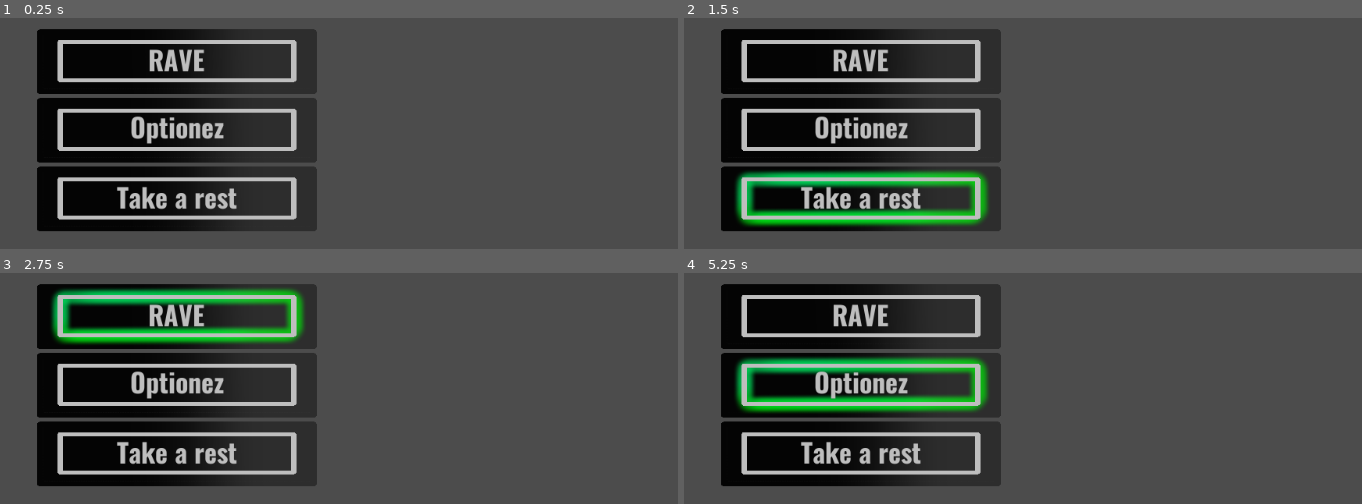
Above: before the commit, frames 1-4 (two rows, left to right).
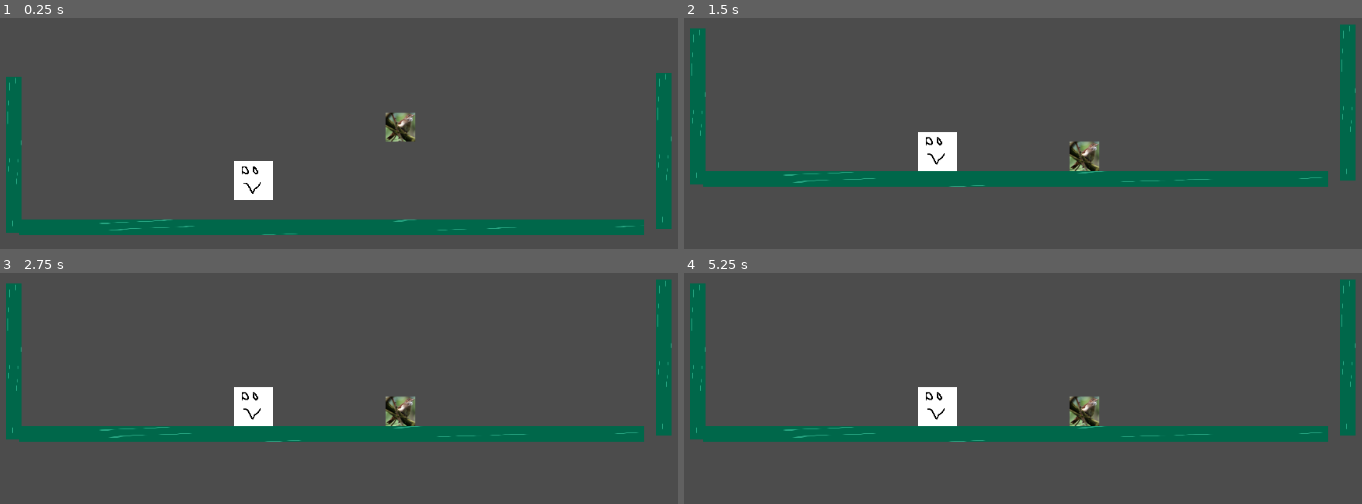
Above: after the commit, the same moments.

Repository: Gobral/metal-gear-solid-vi-noc-kruka
Game: Godot game, scene res://levello.tscn
Two runs of this game, one before a commit and one after it. Both use one fixed random seed, a clock stepped at 60 frames per second and the inputs below. Before the commit the project starts from res://meniu.tscn.
Inputs (mouse positions are in pixels of both pictures, inside the frame that each line leads up to):
- Up to frame 1 (0.25 s): no input
- Up to frame 2 (1.5 s): click (860, 61) at 0.5 s, where only the run before the commit has a clickable "RAVE"; click (860, 198) at 1.25 s, where only the run before the commit has a clickable "Take a rest"
- Up to frame 3 (2.75 s): click (176, 316) at 2 s, where only the run before the commit has a clickable "RAVE"
- Up to frame 4 (5.25 s): click (860, 453) at 2.75 s, where only the run before the commit has a clickable "Take a rest"; click (860, 316) at 3.5 s, where only the run before the commit has a clickable "RAVE"; click (860, 453) at 4.25 s, where only the run before the commit has a clickable "Take a rest"; click (860, 386) at 5 s, where only the run before the commit has a clickable "Optionez"

The runs differ from the first frame. In frame 1, 42% of the frame differs, in the area x 0-100%, y 4-94%; in frame 2, 42%; in frame 3, 41%; in frame 4, 41%.

Commit message:
chodzenie gotowe

Diff:
--- a/MGS6/characters/slowik.tscn
+++ b/MGS6/characters/slowik.tscn
@@ -18,6 +18,7 @@
 mass = 30.0
 JUMP_GOOD = 12000.0
 WALK_SPEED = 25.0
+FLY_COOLDOWN = 0.167
 
 [node name="CollisionShape2D" parent="." index="0"]
 shape = SubResource( 1 )
--- a/MGS6/characters/zubr.tscn
+++ b/MGS6/characters/zubr.tscn
@@ -6,7 +6,7 @@
 
 [sub_resource type="PhysicsMaterial" id=3]
 friction = 0.5
-bounce = 0.1
+bounce = 0.3
 
 [sub_resource type="RectangleShape2D" id=2]
 extents = Vector2( 50, 50 )
--- a/MGS6/levello.tscn
+++ b/MGS6/levello.tscn
@@ -15,6 +15,7 @@
 
 [node name="eye" type="Camera2D" parent="."]
 current = true
+zoom = Vector2( 2, 2 )
 script = ExtResource( 3 )
 
 [node name="slowik" parent="." instance=ExtResource( 4 )]
--- a/MGS6/project.godot
+++ b/MGS6/project.godot
@@ -11,7 +11,7 @@
 [application]
 
 config/name="MGS6"
-run/main_scene="res://meniu.tscn"
+run/main_scene="res://levello.tscn"
 config/icon="res://icon.png"
 
 [input]
--- a/MGS6/scripts/camera.gd
+++ b/MGS6/scripts/camera.gd
@@ -27,14 +27,11 @@
 		for dir in [ "up", "left", "down", "right" ]:
 			var action = "%s_%s" % [name, dir]
 			if event.is_action_pressed(action):
-				print("%s - press" % name)
 				wasd[i] += 1
 			if event.is_action_released(action):
-				print("%s - release" % name)
 				wasd[i] -= 1
 			i += 1
 		input["wasd"] = wasd
-		#print(wasd)
 		if event.is_action_pressed("%s_jump" % name):
 			input["jump"] = true
 		c.get_node("controller").push_input(input)
--- a/MGS6/scripts/char.gd
+++ b/MGS6/scripts/char.gd
@@ -4,10 +4,11 @@
 export var JUMP_GOOD = float(150000)
 export var WALK_SPEED = float(20)
 export var AIR_RESISTANCE = float(45)
-export var FLY_COOLDOWN = -1
+export var FLY_COOLDOWN = float(-1)
 
 var facing_left = false
-var last_jump = 0
+var last_jump = 0.0
+#var size_to_bottom = 1
 
 
 func movement(mem, now):
@@ -25,7 +26,17 @@
 			return 0
 
 func is_on_floor():
-	return true
+	var space_state = get_world_2d().direct_space_state
+	var cs2 = get_node("CollisionShape2D")
+	# use global coordinates, not local to node
+	var size_to_bottom = cs2.shape.extents.y
+	var width = cs2.shape.extents.x * 0.9875
+	var start = global_position + Vector2(-width, size_to_bottom)
+	var finish = global_position + Vector2(+width, size_to_bottom)
+	var result = space_state.intersect_ray(start, finish, [self])
+	if "position" in result:
+		return true
+	return false
 
 func can_jump():
 	if is_on_floor():
@@ -58,21 +69,23 @@
 	elif facing_left and v.x > 0:
 		facing_left = false
 
-	print("%s - %s" % [ get_node("..").get_path(), wasd_mem])
 
 	var vd = v.dot(v)
 	if (vd > 1.0):
 		v = v/vd
 	v.y = 0.0
-	body.linear_velocity += v * WALK_SPEED
+	var no_fly_modifier = 1.0
+	if FLY_COOLDOWN < 0.0 and !is_on_floor():
+		no_fly_modifier = .2
+	body.linear_velocity += v * WALK_SPEED * no_fly_modifier
 
 	var sprite = get_node("sprite")
 	sprite.flip_h = facing_left
 
 	if jump and can_jump():
 		apply_central_impulse(Vector2(0, -JUMP_GOOD))
-		last_jump = FLY_COOLDOWN
-	last_jump -= delta
+		last_jump = 0
+	last_jump += delta
 
 	var resistance_force = -initial_vel * AIR_RESISTANCE * delta
 	if mass < 1:
--- a/MGS6/scripts/controller.gd
+++ b/MGS6/scripts/controller.gd
@@ -15,10 +15,3 @@
 # Called when the node enters the scene tree for the first time.
 func _ready():
 	pass # Replace with function body.
-
-
-
-
-# Called every frame. 'delta' is the elapsed time since the previous frame.
-#func _process(delta):
-#	pass
--- a/MGS6/test_platform.tscn
+++ b/MGS6/test_platform.tscn
@@ -1,6 +1,10 @@
-[gd_scene load_steps=3 format=2]
+[gd_scene load_steps=4 format=2]
 
 [ext_resource path="res://textures/ground-placeholder.png" type="Texture" id=1]
+
+[sub_resource type="PhysicsMaterial" id=2]
+bounce = 0.5
+absorbent = true
 
 [sub_resource type="RectangleShape2D" id=1]
 extents = Vector2( 100, 100 )
@@ -8,6 +12,7 @@
 [node name="StaticBody2D" type="StaticBody2D"]
 position = Vector2( 0, 20 )
 scale = Vector2( 5, 0.2 )
+physics_material_override = SubResource( 2 )
 
 [node name="CollisionShape2D" type="CollisionShape2D" parent="."]
 shape = SubResource( 1 )
